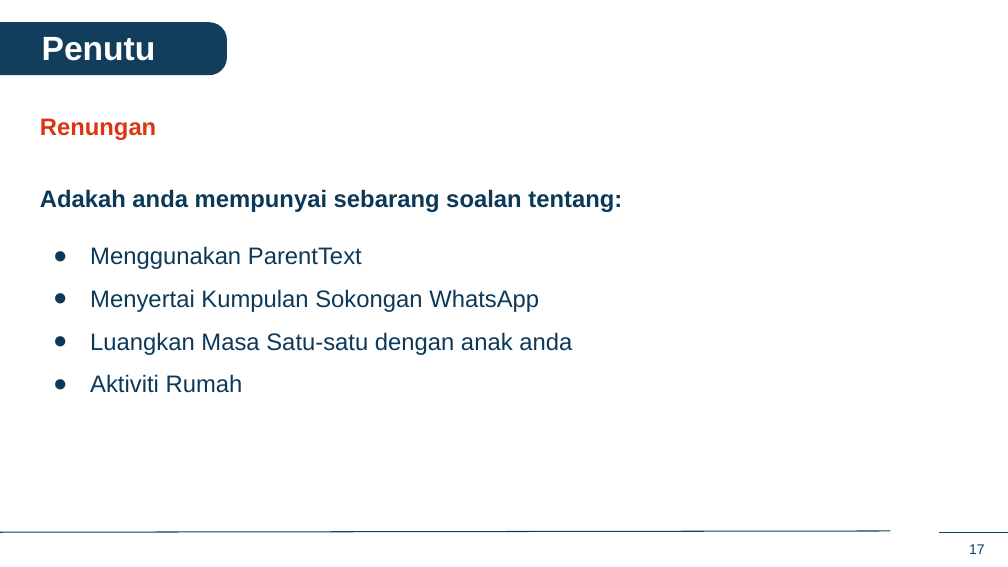
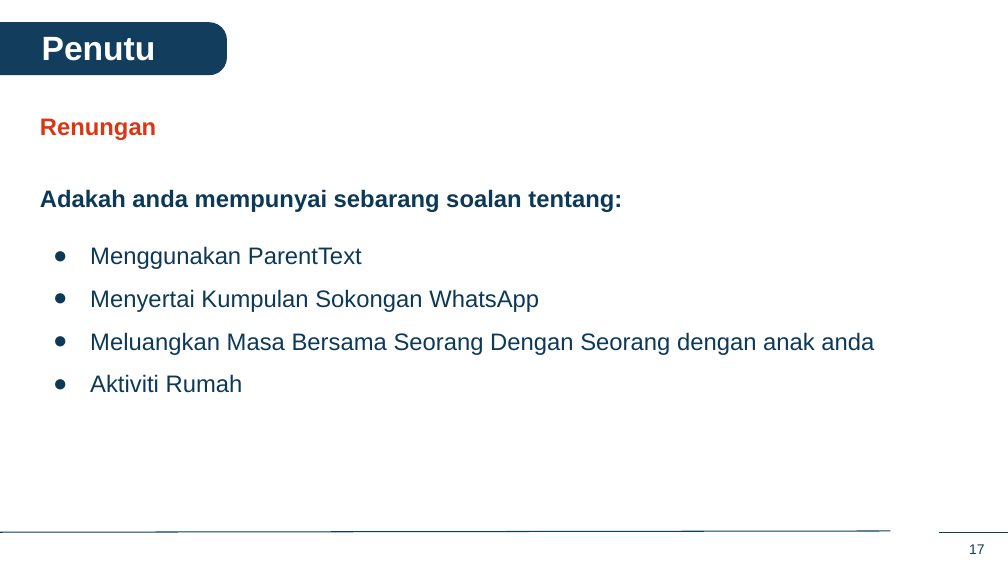
Before and after one commit to IDEMSInternational/plh-digital-content, a slide deck: slide 17 of translations/facilitator_app_malaysia/ms/ms_in_person_sessions.pptx. Drawn at 1008x567 pixels with LibreOffice and Linux fonts; fonts in the diff are those of the drawing; background and template pictures are left out. Boxes give left, top, right and bottom in pixels: in the first picture for what was removed or moved away, otherwise in the second. Text is boxed around its words. In the diff, an @@ line names an element or a change of style, - is before the commit and + after.

```diff
--- a/translations/facilitator_app_malaysia/ms/ms_in_person_sessions.pptx
+++ b/translations/facilitator_app_malaysia/ms/ms_in_person_sessions.pptx
@@ text at [90, 332, 874, 355]: text changed @@
-● Luangkan Masa Satu-satu dengan anak anda
+● Meluangkan Masa Bersama Seorang Dengan Seorang dengan anak anda
```
Also in this commit, not shown: 1 other slide changed.
